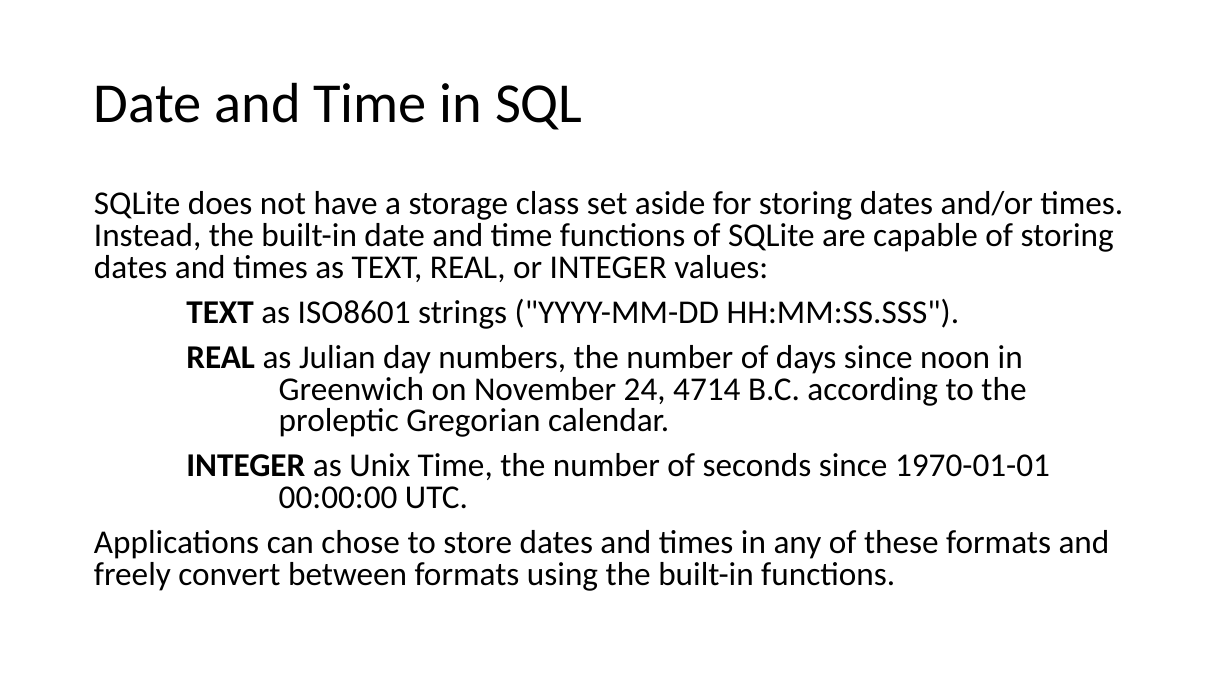
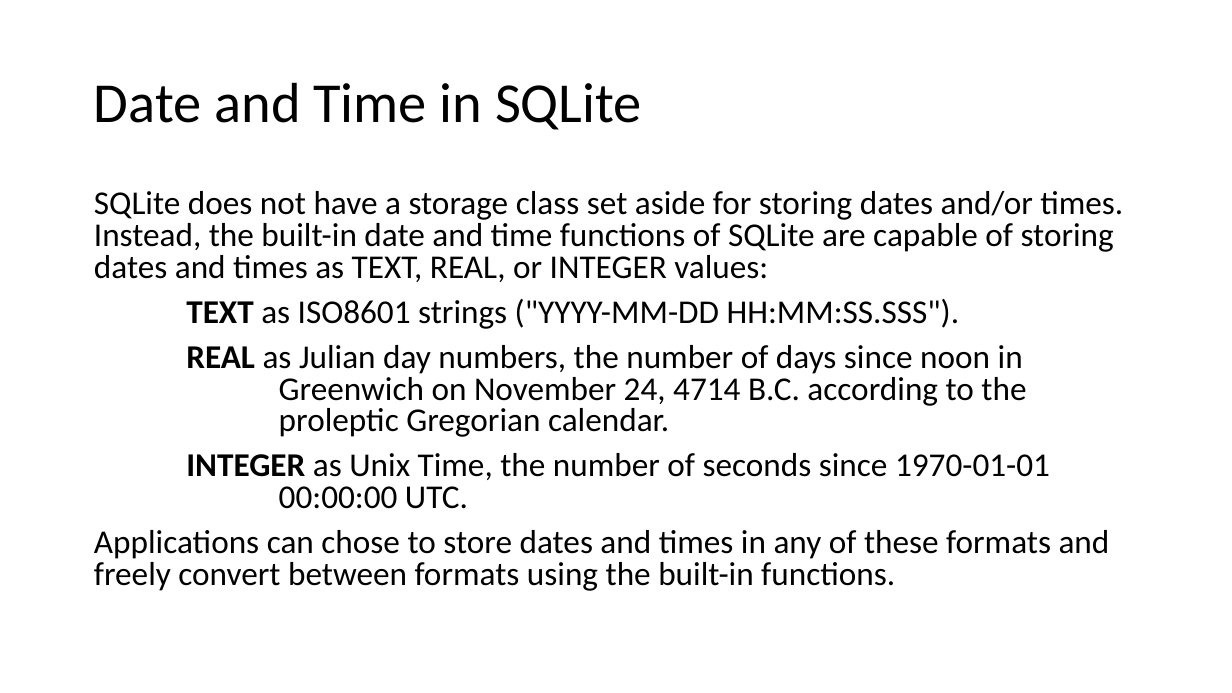
Before and after one commit to RCEatPitt/data-basics-fall-2018, a slide deck: slide 9 of 7 - databases one/Part 1 - Introduction to the Relational Model.pptx (slide 7 before the commit). Drawn at 1232x693 pixels with LibreOffice and Linux fonts; fonts in the diff are those of the drawing. Boxes give left, top, right and bottom in pixels: in the first picture for what was removed or moved away, otherwise in the second. Text is boxed around its words. In the diff, an @@ line names an element or a change of style, - is before the commit and + after.

```diff
--- a/7 - databases one/Part 1 - Introduction to the Relational Model.pptx
+++ b/7 - databases one/Part 1 - Introduction to the Relational Model.pptx
@@ title at box(94, 82, 642, 130): text changed @@
-Date and Time in SQL
+Date and Time in SQLite
```
Also in this commit, not shown: 8 other slides changed, 4 slides added, 2 slides removed.
